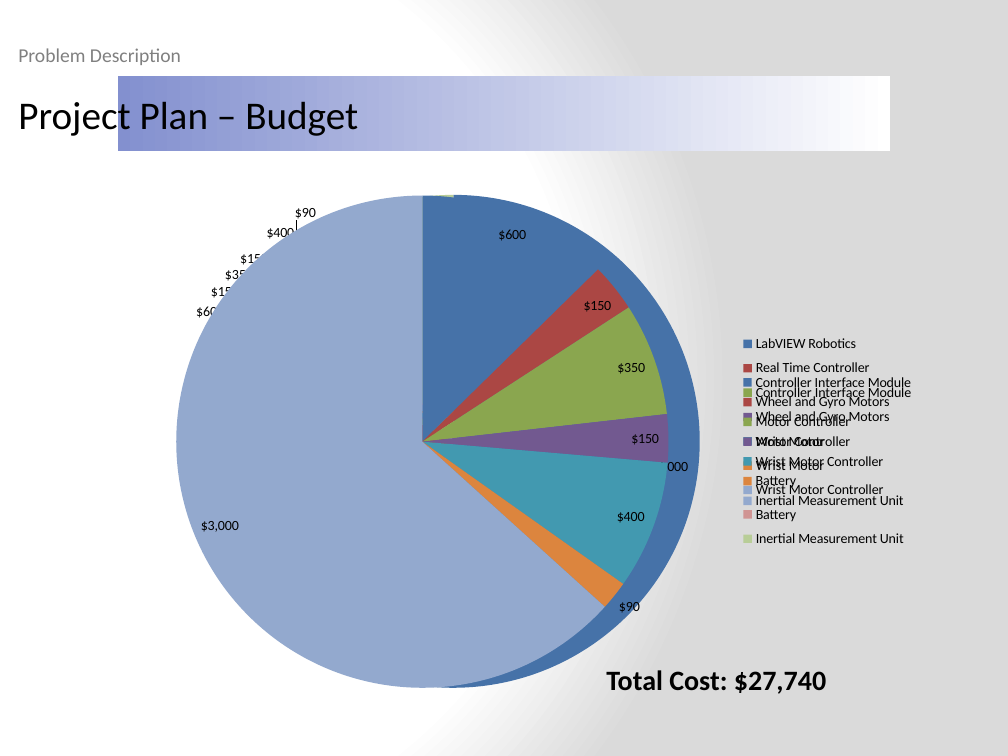
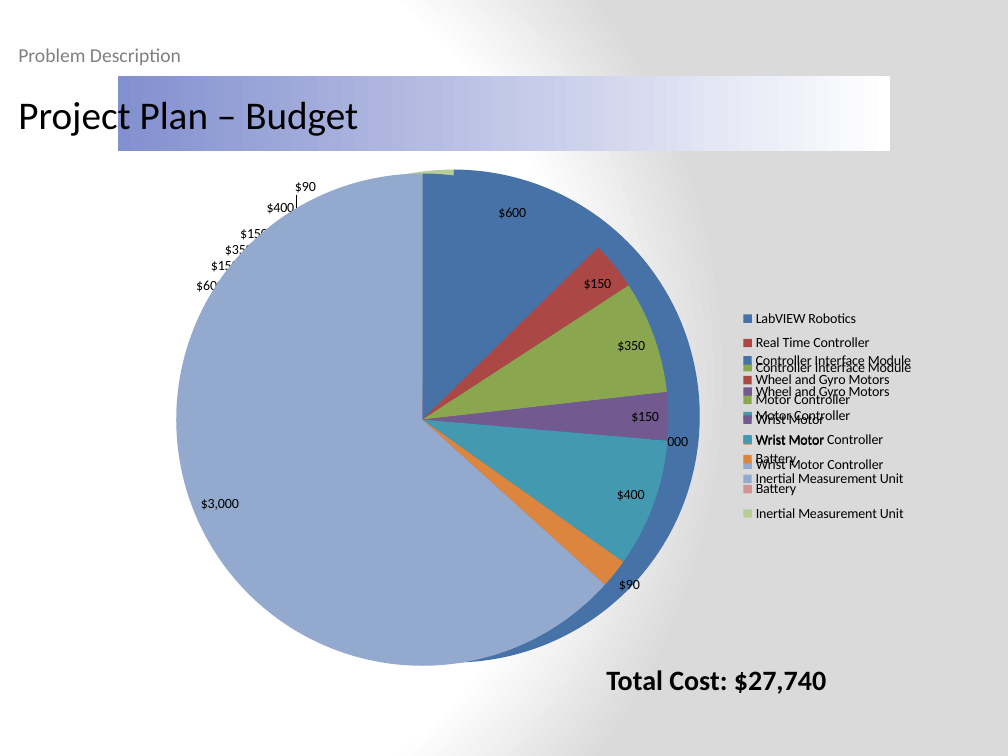
Before and after one commit to ruffsl/ROBO, a slide deck: slide 8 of Documentation/Design Reviews/Design Review 1.pptx. Drawn at 1008x756 pixels with LibreOffice and Linux fonts; fonts in the diff are those of the drawing; background and template pictures are left out. Boxes give left, top, right and bottom in pixels: in the first picture for what was removed or moved away, otherwise in the second. Text is boxed around its words. In the diff, an @@ line names an element or a change of style, - is before the commit and + after.

Commit message:
Fix some other power point issues.

```diff
--- a/Documentation/Design Reviews/Design Review 1.pptx
+++ b/Documentation/Design Reviews/Design Review 1.pptx
@@ pie chart moved from (x1=67, y1=181, x2=1007, y2=703) to (x1=67, y1=155, x2=1007, y2=676) @@
@@ pie chart moved from (x1=143, y1=181, x2=924, y2=702) to (x1=143, y1=159, x2=924, y2=679) @@
```
